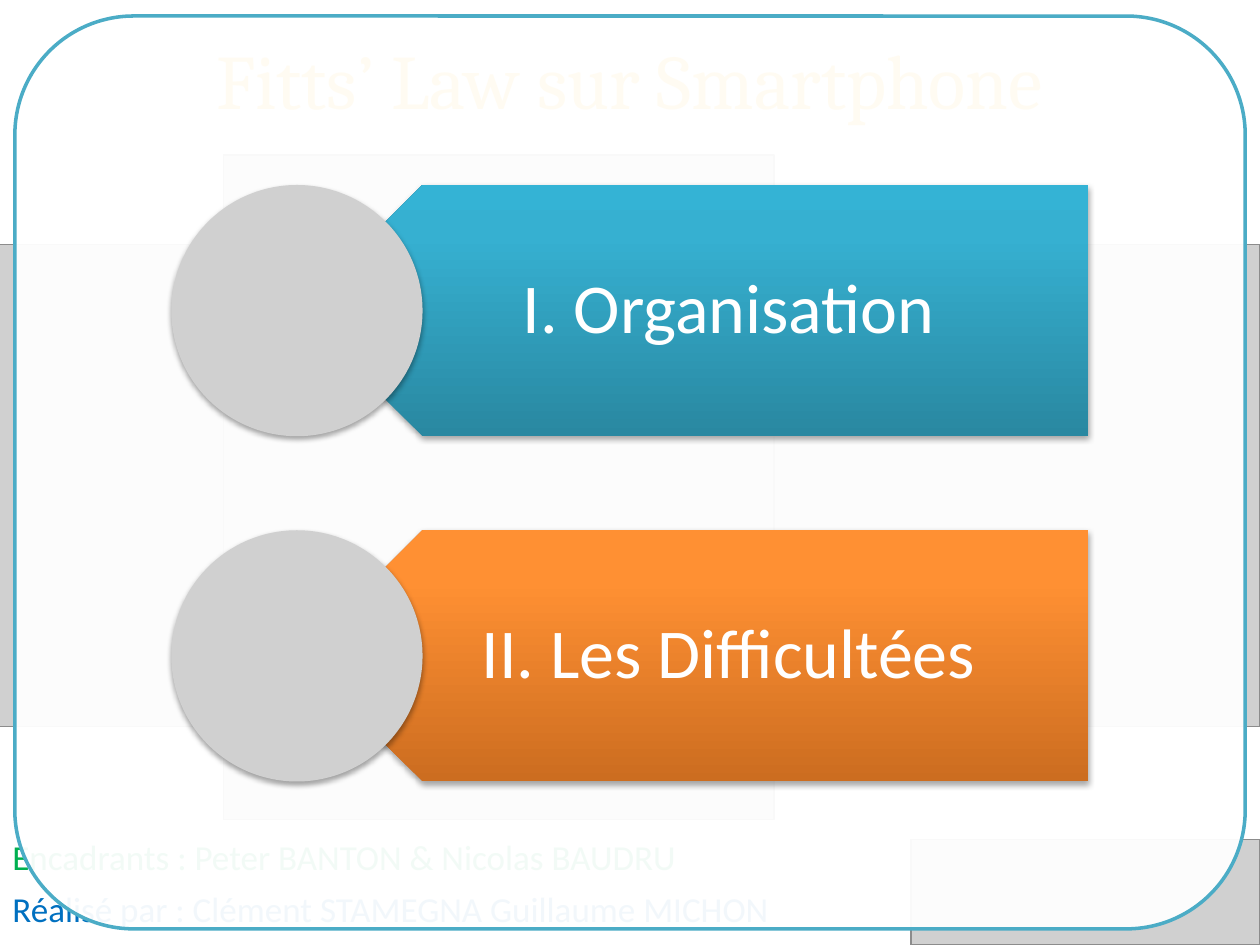
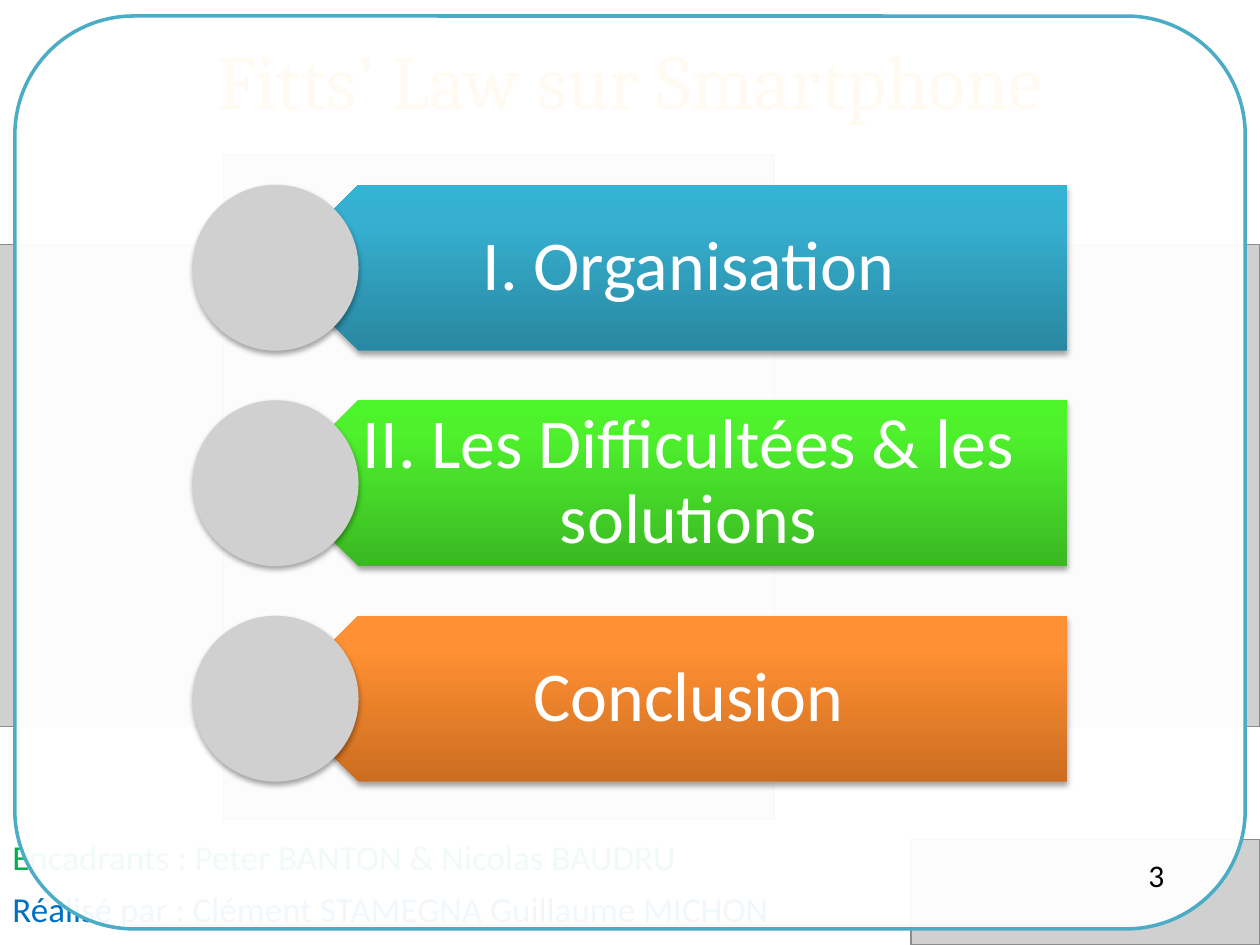
Before and after one commit to PolyDevTeam/Fiit-s-law, a slide deck: slide 3 of Papier/Presentation.pptx. Drawn at 1260x945 pixels with LibreOffice and Linux fonts; fonts in the diff are those of the drawing; grey boxes stand for pictures. Boxes give left, top, right and bottom in pixels: in the first picture for what was removed or moved away, otherwise in the second. Text is boxed around its words. In the diff, an @@ line names an element or a change of style, - is before the commit and + after.

Commit message:
finish powerpoint

```diff
--- a/Papier/Presentation.pptx
+++ b/Papier/Presentation.pptx
@@ picture removed at (171, 185, 422, 436) @@
@@ text "I. Organisation": place and size @@
-text "I. Organisation" at (523, 284, 934, 345)
+text "I. Organisation" at (483, 241, 894, 302)
@@ pentagon arrow: place and size @@
-pentagon arrow at (297, 185, 1089, 436)
+pentagon arrow at (276, 185, 1067, 352)
@@ text at (363, 419, 1013, 544): text changed @@
-II. Les Difficultées
+II. Les Difficultées & les solutions
@@ picture removed at (171, 530, 422, 781) @@
@@ group added at (193, 185, 1067, 782): 3 pictures, 1 pentagon arrow, 1 text @@
+Conclusion
@@ pentagon arrow: place and size @@
-pentagon arrow at (297, 530, 1089, 781)
+pentagon arrow at (276, 616, 1067, 782)
@@ page number added at (1148, 866, 1164, 888), 18 pt, text #000000 @@
+3
```
Also in this commit, not shown: 1 other slide changed, 7 slides added, 5 other files.
